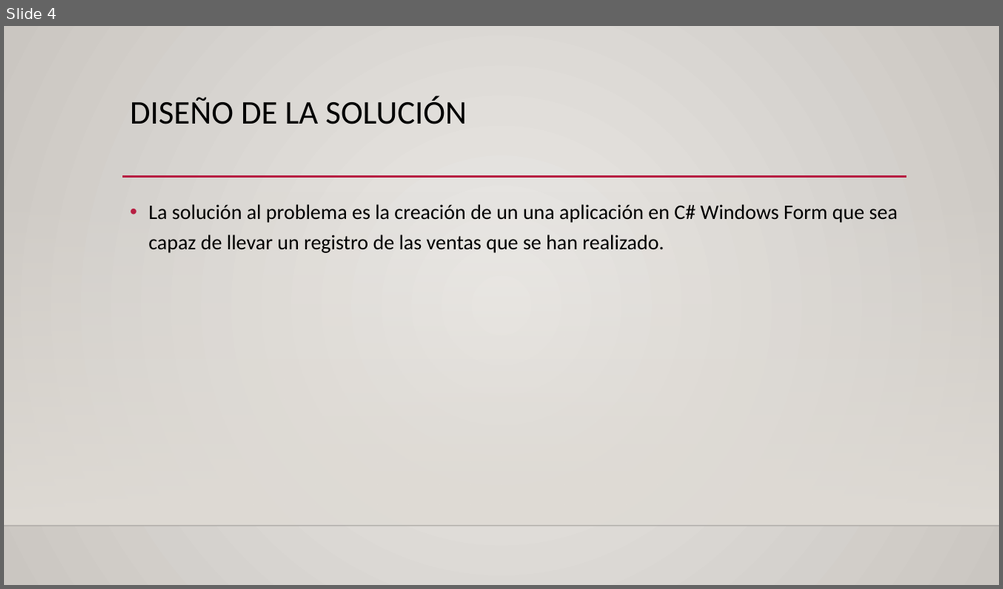
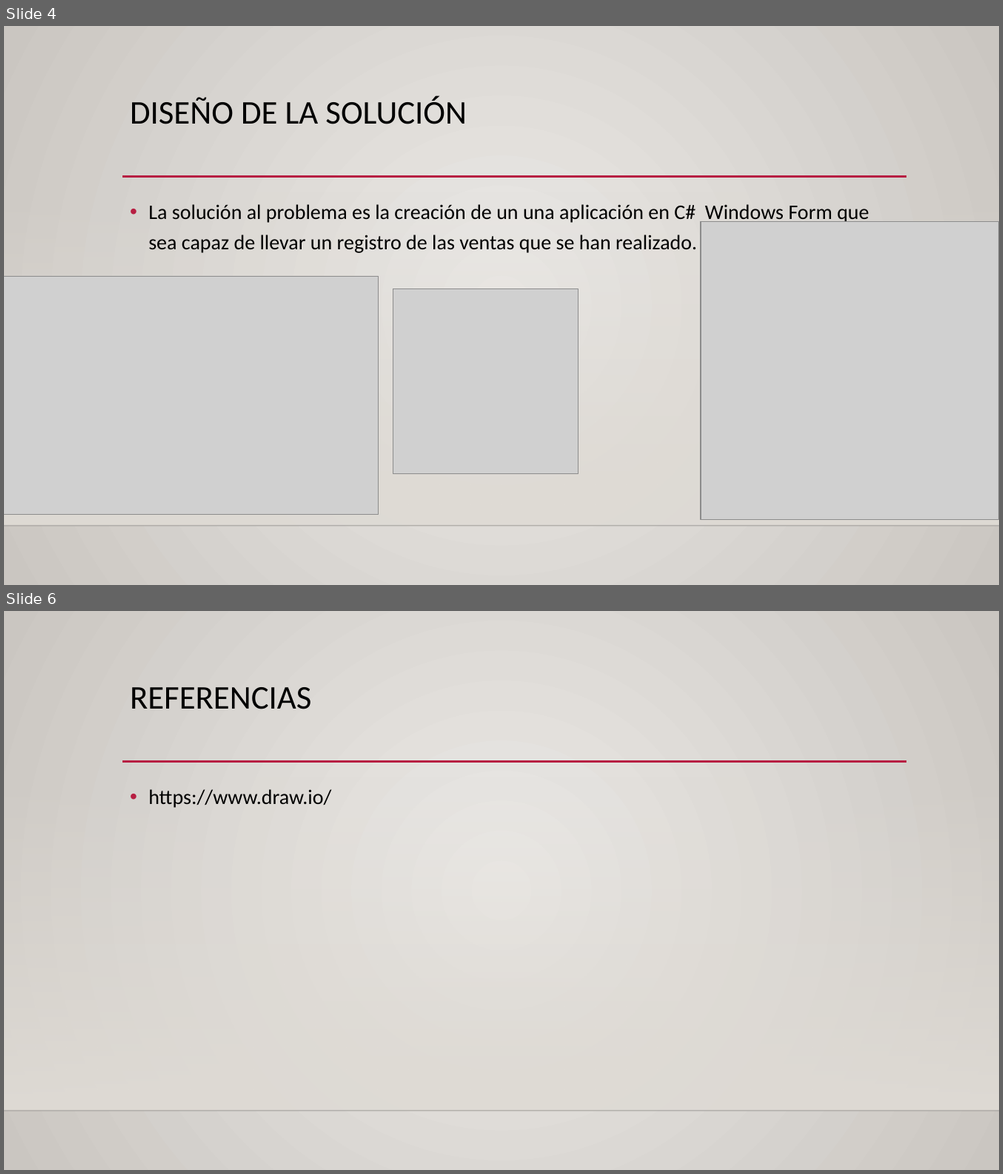
Before and after one commit to AngelMukulMay/TiendaCelulares2, a slide deck: Tienda de celulares.pptx. Shown one above the other, each under a label of ours: slide 4 before the commit, slides 4 and 6 after it; the slides between them are not shown. The pictures are 1003x589 and 1003x1174 pixels, drawn with LibreOffice and Linux fonts; fonts in the diff are those of the drawing; grey boxes stand for pictures; background and template pictures are left out. Boxes give left, top, right and bottom in pixels: in the first picture for what was removed or moved away, otherwise in the second. Text is boxed around its words. In the diff, an @@ line names an element or a change of style, - is before the commit and + after.

```diff
--- a/Tienda de celulares.pptx
+++ b/Tienda de celulares.pptx
@@ slide 6 added at (4, 611, 999, 1170), background gradient #ECEAE7 to #CAC7C1; not listed: 3 template elements that a slide beside it also shows @@
@@ title added at (130, 687, 311, 709), 32 pt, text #000000 @@
+REFERENCIAS
@@ text added at (148, 789, 331, 808), 20 pt, text #000000 @@
+• https://www.draw.io/
@@ slide 4 changed as well @@
@@ text "La solución al problema es ..." rewrapped from (148, 204, 897, 253) to (148, 204, 868, 253) @@
@@ picture added at (701, 221, 999, 520) @@
@@ picture added at (4, 277, 378, 514) @@
@@ picture added at (392, 289, 578, 474) @@
```
Also in this commit, not shown: 3 other slides changed, 1 other slide added, 16 other files.
